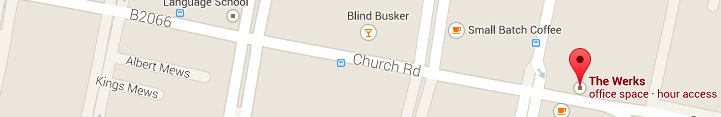
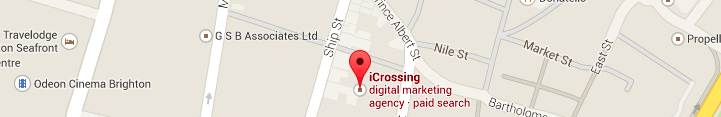
Before/after of a (721, 117) layered artwork. What changed in the layer stack:
hid "The Werks", painted on it over bbox(0, 0, 721, 117)
removed layer "Layer 1" over bbox(0, 0, 721, 117)
added layer "iCrossing" above "Regency Town House" over bbox(0, 0, 721, 117)
added layer "Regency Town House" above "Background" over bbox(0, 0, 721, 117)
